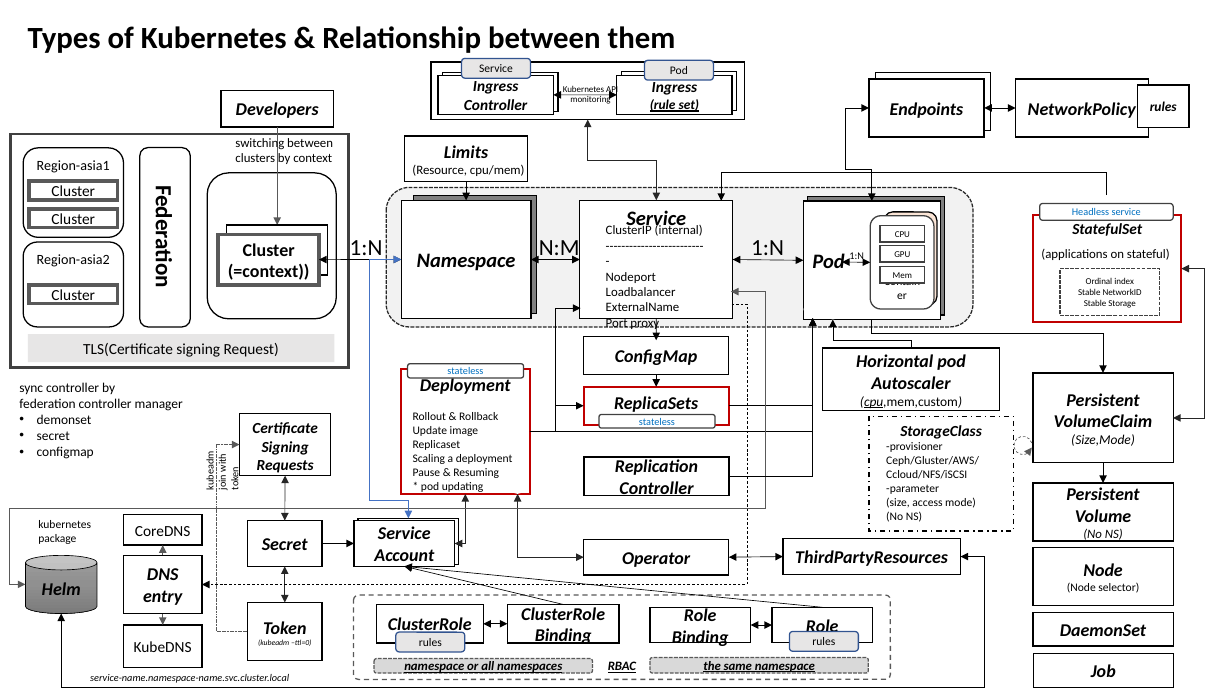
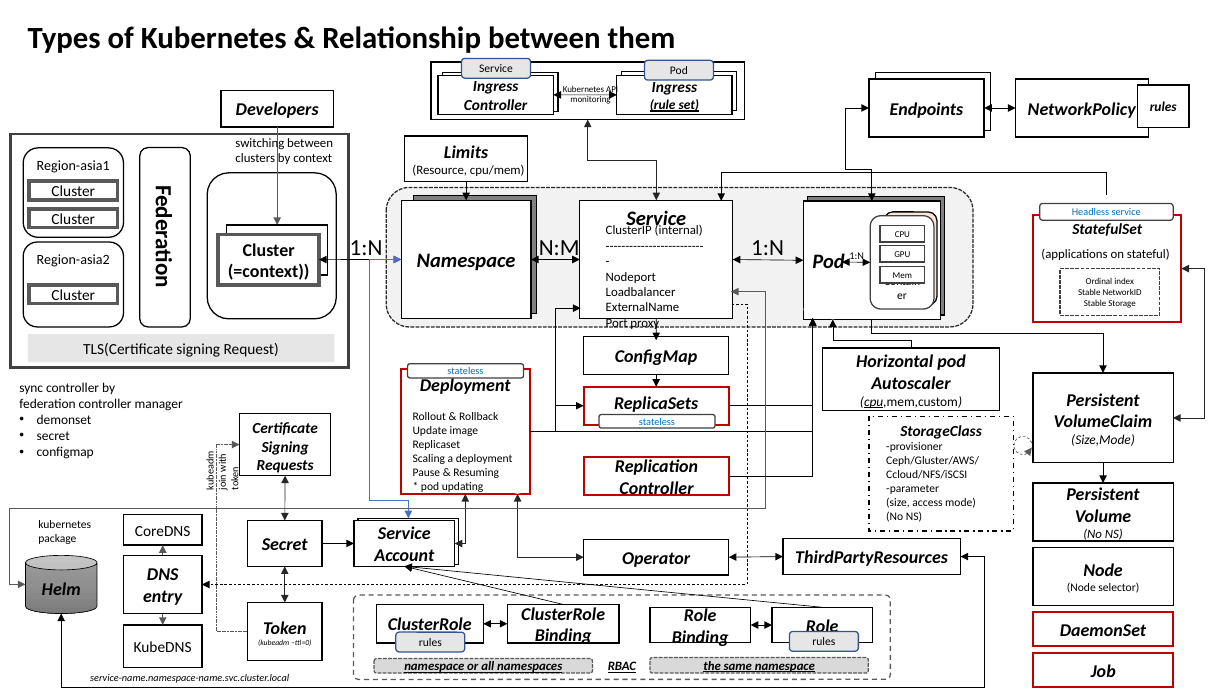
Before and after one commit to ted-jung/Tech-Docs, a slide deck: slide 2 of Kubernetes.pptx. Drawn at 1232x693 pixels with LibreOffice and Linux fonts; fonts in the diff are those of the drawing. Boxes give left, top, right and bottom in pixels: in the first picture for what was removed or moved away, otherwise in the second. Text is boxed around its words. In the diff, an @@ line names an element or a change of style, - is before the commit and + after.

```diff
--- a/Kubernetes.pptx
+++ b/Kubernetes.pptx
@@ outline #000000 1 pt to #C00000 1.5 pt in 3 elements at [1033, 613, 1174, 647], [584, 457, 729, 495], [1033, 653, 1174, 688] @@
```
Also in this commit, not shown: 4 other slides changed, 1 slide added.
